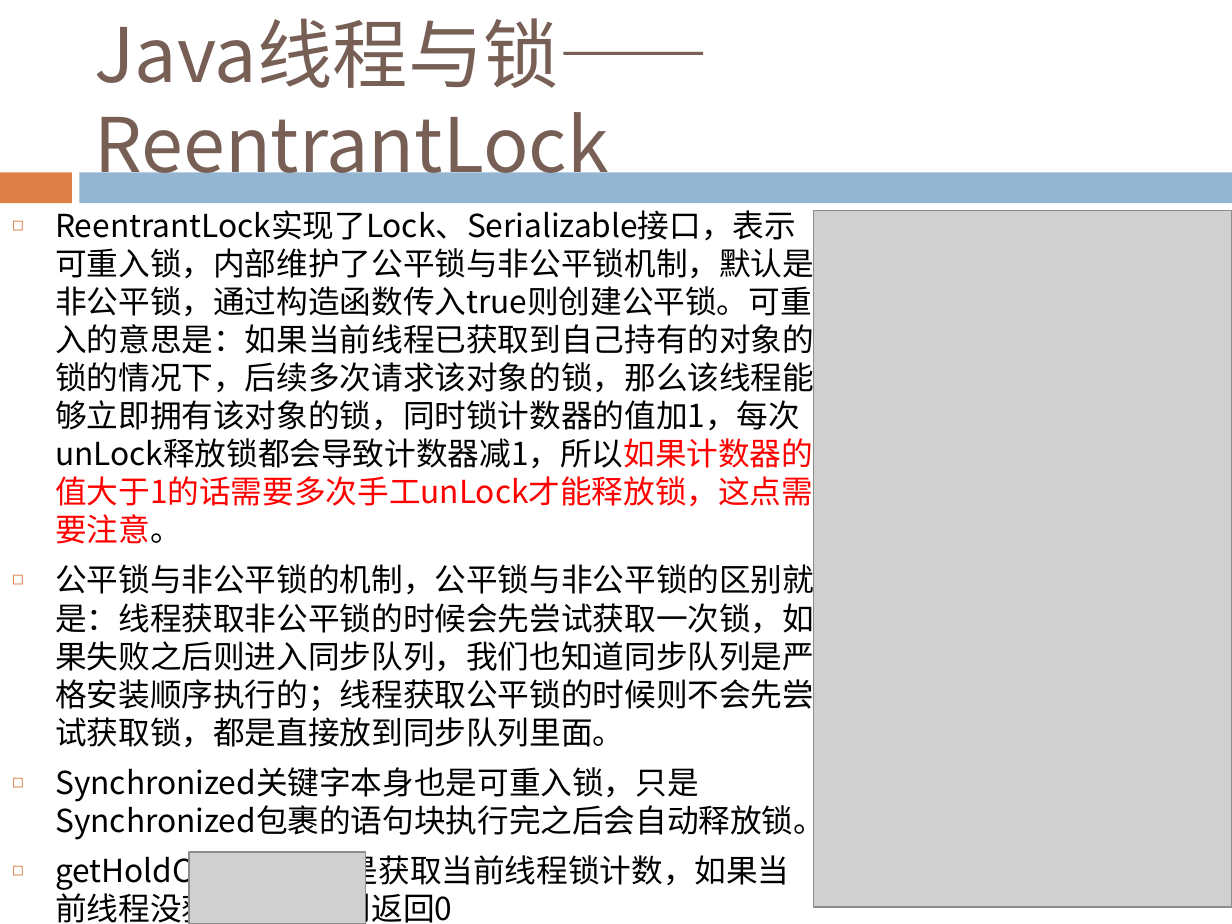
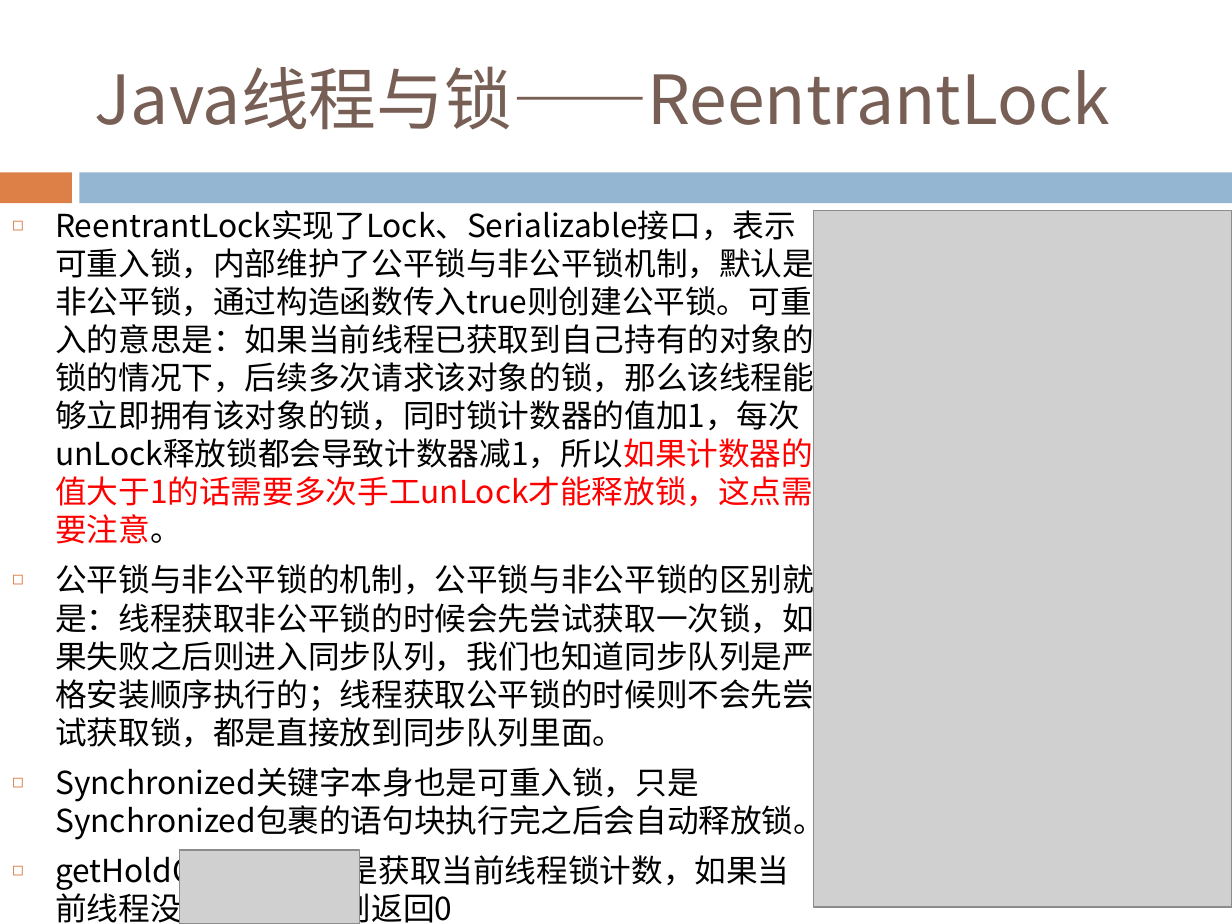
Before and after one commit to Costriod/study, a slide deck: slide 90 of Java基础.pptx. Drawn at 1232x924 pixels with LibreOffice and Linux fonts; fonts in the diff are those of the drawing; grey boxes stand for pictures. Boxes give left, top, right and bottom in pixels: in the first picture for what was removed or moved away, otherwise in the second. Text is boxed around its words. In the diff, an @@ line names an element or a change of style, - is before the commit and + after.

```diff
--- a/Java基础.pptx
+++ b/Java基础.pptx
@@ title "Java线程与锁——ReentrantLock" at [95,66,1111,130]: size 44 to 39.6 pt @@
@@ picture: place and size @@
-picture at [190,853,366,924]
+picture at [180,850,360,924]
```
Also in this commit, not shown: 5 other slides changed, 2 slides added.
